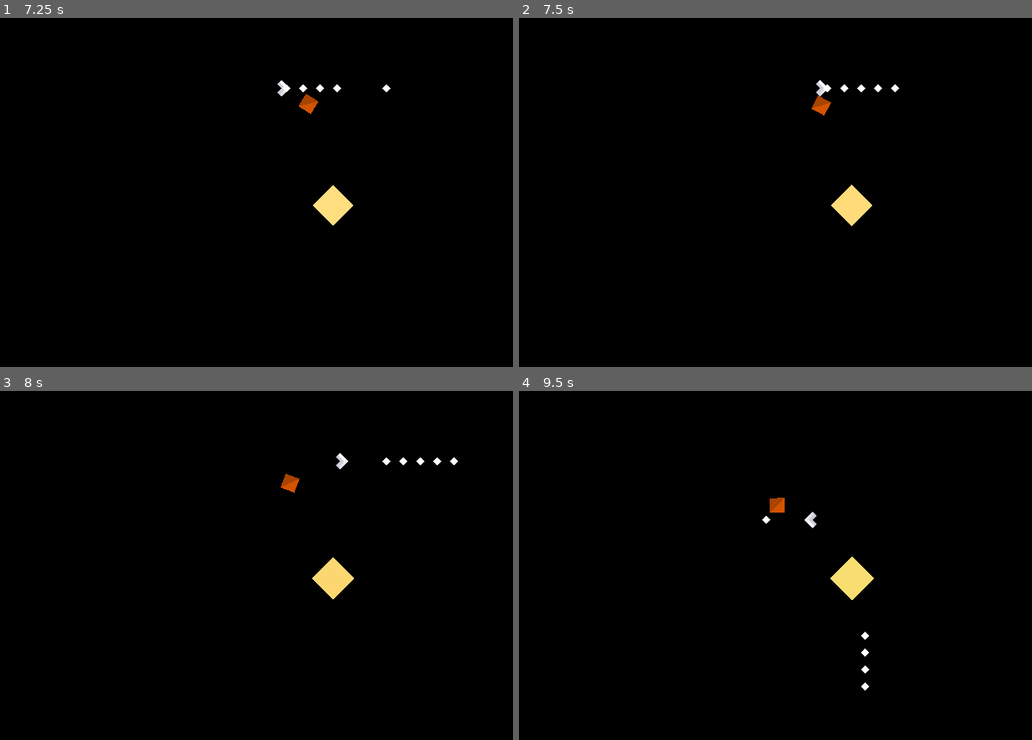
Above: before the commit, frames 1-4 (two rows, left to right).
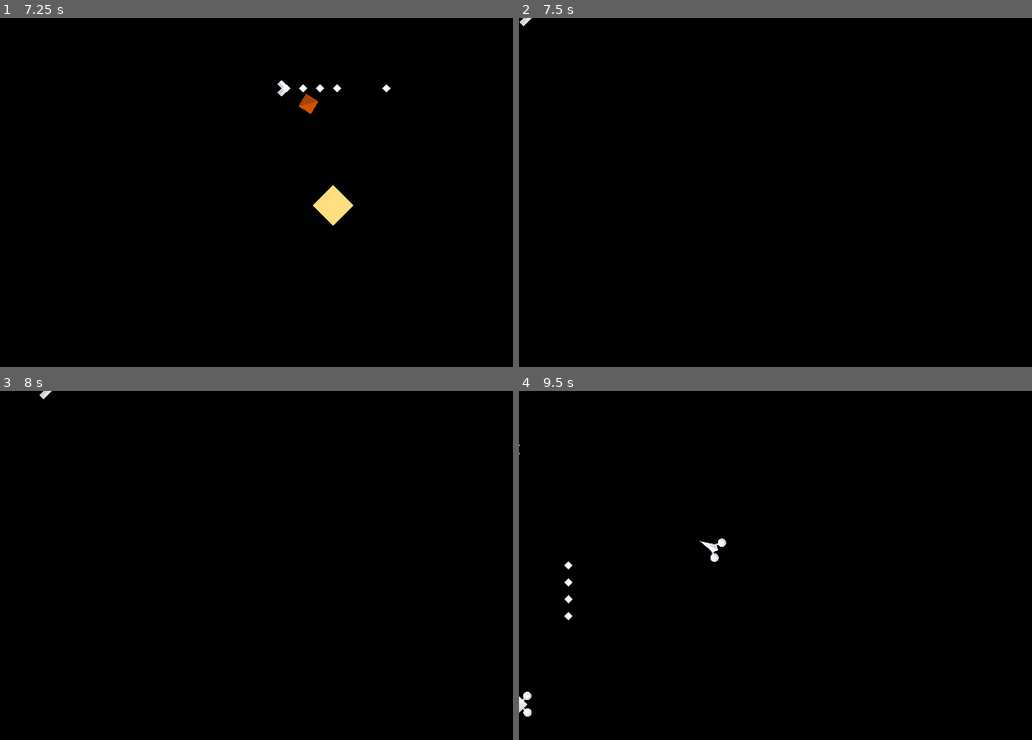
Above: after the commit, the same moments.

Repository: wdfeer/spaceshooter
Game: Godot game, scene res://src/solar_system/solar_system.tscn
Same seed, same stepped clock (60 frames per second), same inputs: the game is played once before the commit and once after it.
Inputs (mouse positions are in pixels of both pictures, inside the frame that each line leads up to):
- Up to frame 1 (7.25 s): tap Enter at 0.5 s; move the mouse to (297, 279) at 0.52 s; press the mouse at (297, 279) at 0.53 s; hold W (up) 0.53-2.03 s; move the mouse to (outside the picture) at 1.27 s; release the mouse at (outside the picture) at 1.28 s; click (outside the picture) at 1.35 s; move the mouse to (133, 150) at 2.02 s; press the mouse at (133, 150) at 2.03 s; hold A (left) 2.03-3.53 s; move the mouse to (364, 206) at 2.77 s; release the mouse at (364, 206) at 2.78 s; click (364, 206) at 2.85 s; move the mouse to (230, 112) at 3.52 s; press the mouse at (230, 112) at 3.53 s; hold S (down) 3.53-4.28 s; move the mouse to (482, 185) at 4.27 s; release the mouse at (482, 185) at 4.28 s; hold D (right) 4.28-5.03 s; click (482, 185) at 4.35 s; move the mouse to (200, 223) at 5.02 s; press the mouse at (200, 223) at 5.03 s; hold W (up) 5.03-5.78 s; move the mouse to (400, 122) at 5.77 s; release the mouse at (400, 122) at 5.78 s; hold D (right) from 5.78 s (still down); click (400, 122) at 5.85 s; move the mouse to (297, 279) at 6.52 s; press the mouse at (297, 279) at 6.53 s
- Up to frame 2 (7.5 s): keep holding D (right); tap Space at 7.25 s; move the mouse to (outside the picture) at 7.27 s; release the mouse at (outside the picture) at 7.28 s; click (outside the picture) at 7.35 s
- Up to frame 3 (8 s): keep holding D (right)
- Up to frame 4 (9.5 s): move the mouse to (652, 523) at 8.02 s; release D (right) at 8.03 s; press the mouse at (652, 523) at 8.03 s; hold S (down) 8.03-8.78 s; move the mouse to (883, 579) at 8.77 s; release the mouse at (883, 579) at 8.78 s; hold A (left) from 8.78 s (still down); click (883, 579) at 8.85 s

Frame 1 is identical in both runs. In frame 2, 0.8% of the frame differs, in the area x 0-75%, y 0-60%; in frame 3, 0.8%; in frame 4, 1.2%, in the area x 0-70%, y 15-94%.

Commit message:
Load mars.tscn on touching mars

Diff:
--- a/src/solar_system/solar_system.gd
+++ b/src/solar_system/solar_system.gd
@@ -1,6 +1,11 @@
 extends Area2D
-
 
 func _on_area_exited(area: Area2D) -> void:
 	if area is Player:
 		area.global_position = global_position
+
+@export
+var mars_scene: PackedScene
+func _on_mars_loader_area_entered(area: Area2D) -> void:
+	if area is Player:
+		get_tree().change_scene_to_packed(mars_scene)
--- a/src/solar_system/solar_system.tscn
+++ b/src/solar_system/solar_system.tscn
@@ -1,8 +1,9 @@
-[gd_scene load_steps=6 format=3 uid="uid://bo2uyrutxrce5"]
+[gd_scene load_steps=7 format=3 uid="uid://bo2uyrutxrce5"]
 
 [ext_resource type="Script" path="res://src/solar_system/sun.gd" id="1_fy3yr"]
 [ext_resource type="PackedScene" uid="uid://bbwre6tb1fepi" path="res://src/player/player.tscn" id="1_xq2cx"]
 [ext_resource type="Script" path="res://src/solar_system/solar_system.gd" id="1_yhnk1"]
+[ext_resource type="PackedScene" uid="uid://1jqojvimrfhr" path="res://src/mars.tscn" id="2_w5d6k"]
 
 [sub_resource type="GDScript" id="GDScript_tepyw"]
 script/source = "extends Polygon2D
@@ -27,6 +28,7 @@
 position = Vector2(1280, 720)
 monitorable = false
 script = ExtResource("1_yhnk1")
+mars_scene = ExtResource("2_w5d6k")
 
 [node name="Sun" type="Polygon2D" parent="."]
 color = Color(1, 0.870588, 0.482353, 1)
@@ -44,9 +46,16 @@
 color = Color(0, 0, 0, 1)
 polygon = PackedVector2Array(0, -40, 0, 40, 40, 0)
 
+[node name="MarsLoader" type="Area2D" parent="Mars"]
+
+[node name="CollisionPolygon2D" type="CollisionPolygon2D" parent="Mars/MarsLoader"]
+polygon = PackedVector2Array(-64, 0, 0, -64, 64, 0, 0, 64)
+
 [node name="Player" parent="." instance=ExtResource("1_xq2cx")]
 position = Vector2(-400, 0)
 
 [node name="CollisionShape2D" type="CollisionShape2D" parent="."]
 visible = false
 shape = SubResource("RectangleShape2D_s3325")
+
+[connection signal="area_entered" from="Mars/MarsLoader" to="." method="_on_mars_loader_area_entered"]
